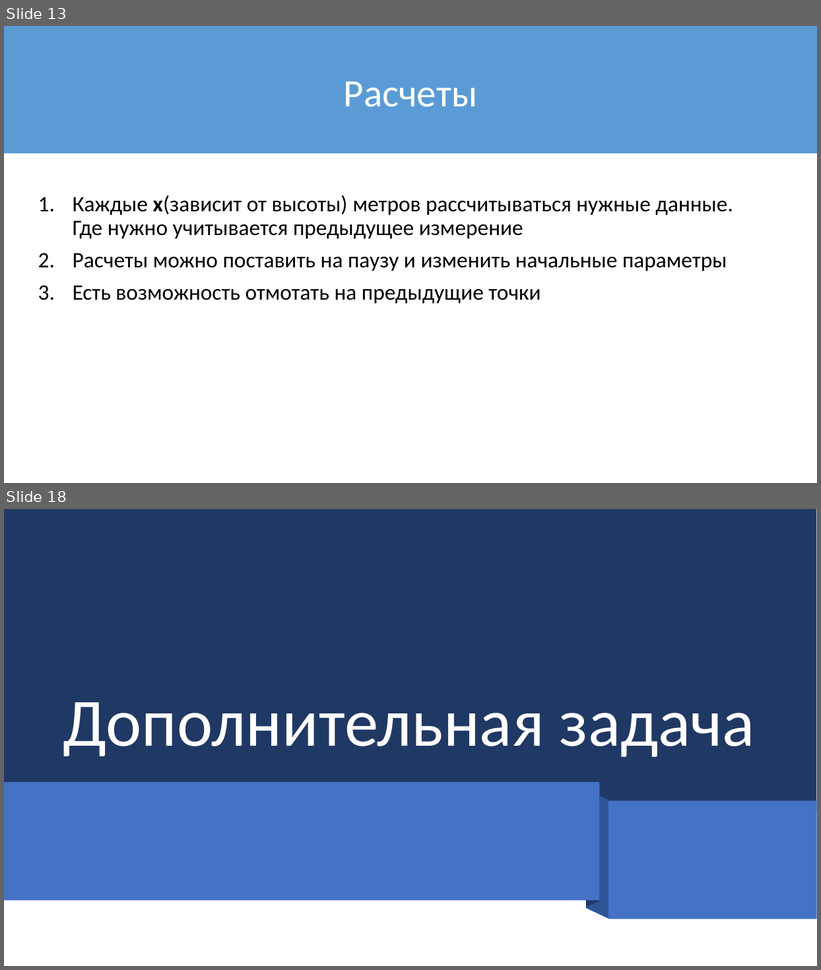
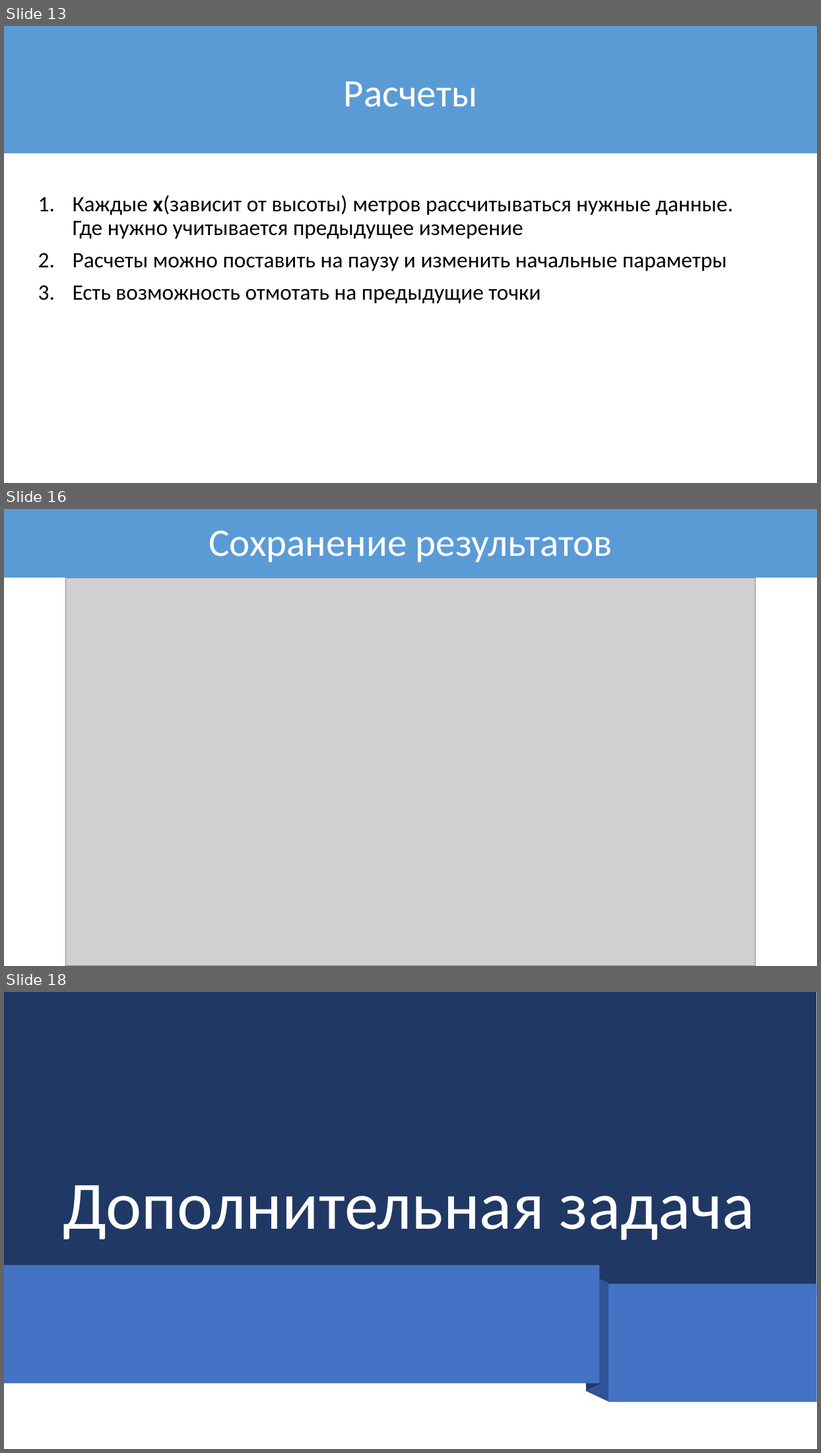
Before and after one commit to RobertArifulin/Falling_Ball, a slide deck: Презентация_Проекта2 2.pptx. Shown one above the other, each under a label of ours: slides 13 and 18 before the commit, slides 13, 16 and 18 after it; the slides between them are not shown. The pictures are 821x970 and 821x1453 pixels, drawn with LibreOffice and Linux fonts; fonts in the diff are those of the drawing; grey boxes stand for pictures. Boxes give left, top, right and bottom in pixels: in the first picture for what was removed or moved away, otherwise in the second. Text is boxed around its words. In the diff, an @@ line names an element or a change of style, - is before the commit and + after.

```diff
--- a/Презентация_Проекта2 2.pptx
+++ b/Презентация_Проекта2 2.pptx
@@ slide 16 added at (4, 509, 817, 966), background #FFFFFF @@
@@ rectangle added at (4, 509, 817, 636), fill #5B9BD5 @@
@@ title added at (209, 530, 613, 562), 46 pt, text #FFFFFF @@
+Сохранение результатов
@@ rectangle added at (4, 578, 817, 637), fill #FFFFFF, outline #FFFFFF 1 pt @@
@@ picture added at (65, 578, 756, 966) @@
```
Also in this commit, not shown: 2 slides changed, 2 other slides added, 3 slides removed, 5 other files.
